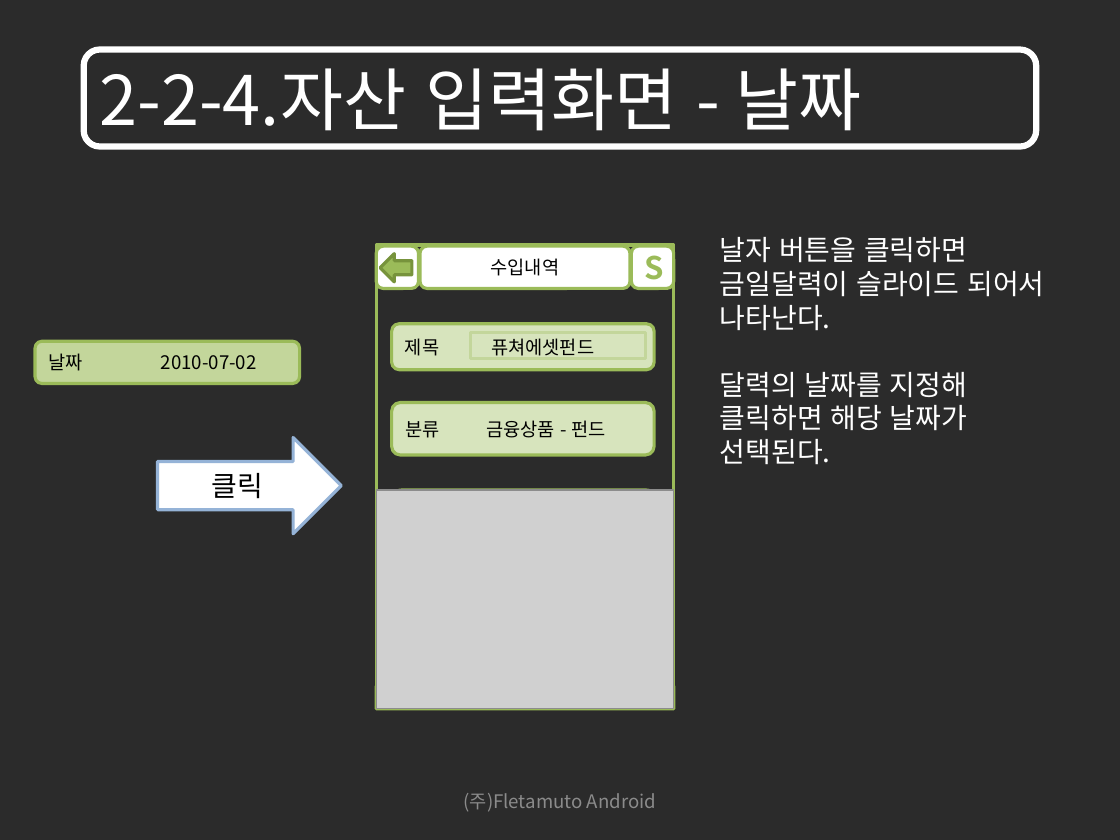
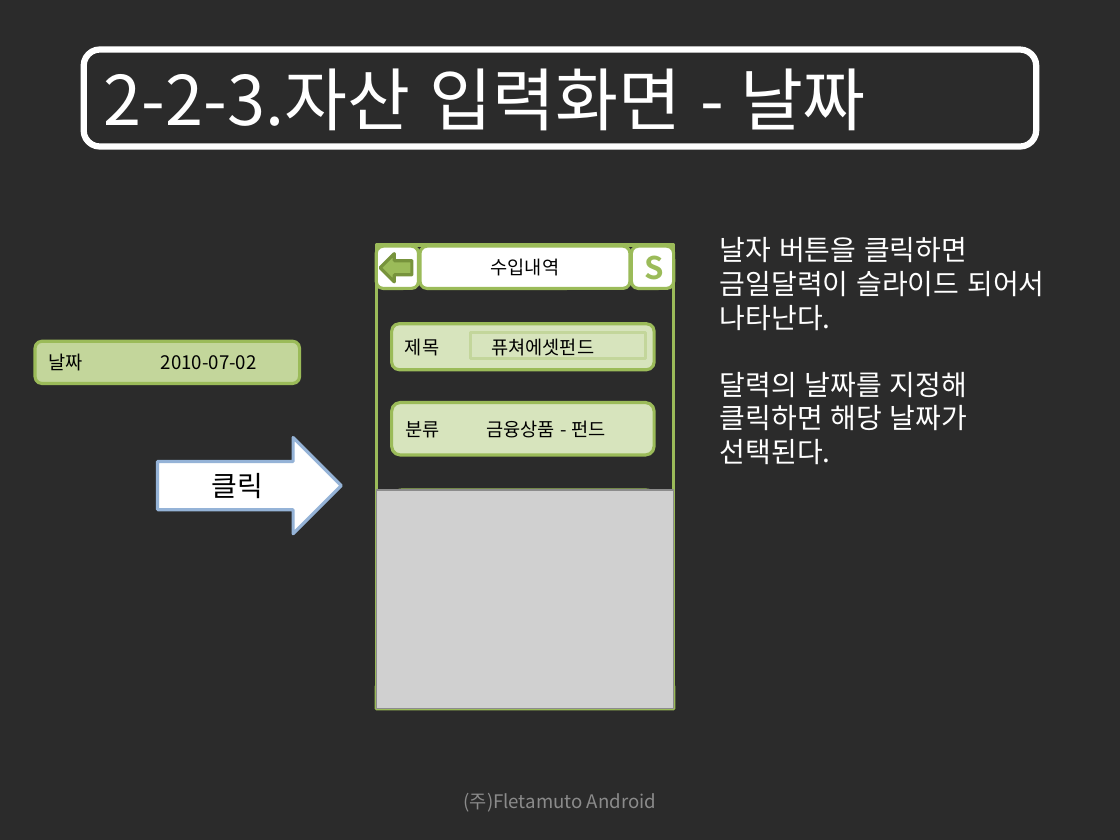
Before and after one commit to limjunghoon/fmfinance, a slide deck: slide 25 of trunk/DOC/GUI/재테크를 위한 어플리케이션 GUI_100906_V1.1.pptx. Drawn at 1120x840 pixels with LibreOffice and Linux fonts; fonts in the diff are those of the drawing; grey boxes stand for pictures; background and template pictures are left out; a plain dark background stands for a picture behind light text. Boxes give left, top, right and bottom in pixels: in the first picture for what was removed or moved away, otherwise in the second. Text is boxed around its words. In the diff, an @@ line names an element or a change of style, - is before the commit and + after.

```diff
--- a/trunk/DOC/GUI/재테크를 위한 어플리케이션 GUI_100906_V1.1.pptx
+++ b/trunk/DOC/GUI/재테크를 위한 어플리케이션 GUI_100906_V1.1.pptx
@@ rounded rectangle added at (84, 49, 1036, 147), outline #FFFFFF 4 pt @@
@@ title "2-2-3.자산 입력화면 - 날짜": place and size @@
-title "2-2-3.자산 입력화면 - 날짜" at (84, 49, 1036, 147)
+title "2-2-3.자산 입력화면 - 날짜" at (104, 68, 866, 131)
@@ title "2-2-3.자산 입력화면 - 날짜" at (104, 68, 866, 131): outline #FFFFFF 4 pt to none @@
@@ title at (104, 68, 866, 131): text changed @@
-2-2-4.자산 입력화면 - 날짜
+2-2-3.자산 입력화면 - 날짜
```
Also in this commit, not shown: 88 other slides changed, 8 slides added, 1 slide removed.
